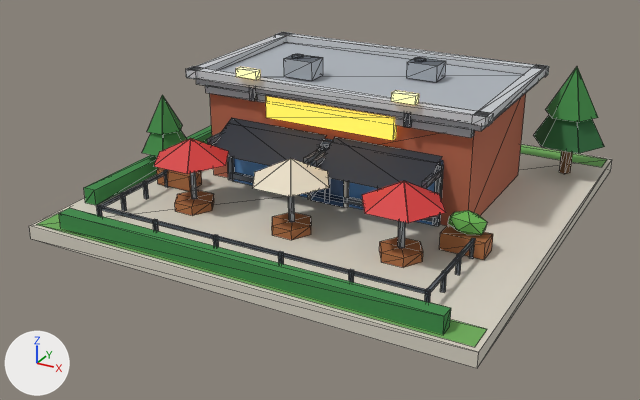
The glTF model public/models/12.glb as it was, and as the next commit left it.
Camera for both pictures: a 50 mm camera at (0.83, -1.63, 0.805) aimed at (-0.024, -0.078, 0.029). The lights are fixed; the arrows at lower left show +X, +Y and +Z. The first picture is the older version. Mesh edges are drawn as thin lines. Vertices at exactly the same position are counted once.

Objects in the first picture: 'b12'.
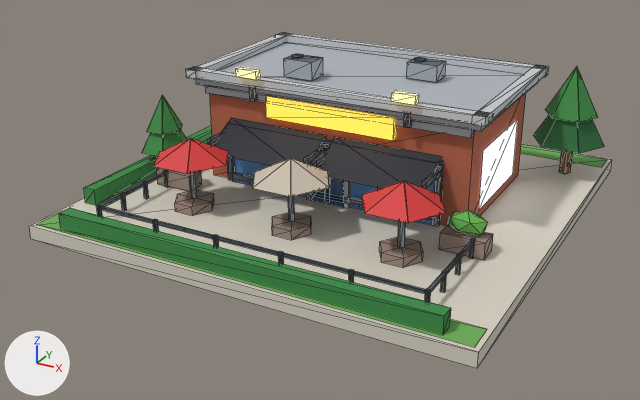
Boxes [x1, y1, x2, y2] around the edits, measured in the pictures (640 x 400 px; the box of a moved part takes in the faces that stretch with it):
'b12', surface changed, reshaped
    both: [29, 32, 612, 368]
part 1 of me_b12, moved or reshaped
    before: [308, 146, 349, 208]
    after: [307, 146, 350, 208]
part 2 of me_b12, added
    after: [479, 119, 518, 210]

Edits to the bpy script that builds the scene:
```text
Change mat_wall_wood:
    where n2 = _N.new('ShaderNodeMix'); n2.name = 'Mix'
    n2.inputs[7].default_value: (0.392, 0.138, 0.0423, 1.0) -> (0.342, 0.25, 0.209, 1.0)  # 'B', brown #a8683a -> 'B', brown #9e897e
Change mat_wall_cream:
    where n2 = _N.new('ShaderNodeMix'); n2.name = 'Mix'
    n2.inputs[7].default_value: (0.823, 0.738, 0.578, 1.0) -> (0.604, 0.521, 0.423, 1.0)  # 'B', pale yellow #eadfc8 -> 'B', light grey #ccbfae
Add mat_glow_window_shop:
    mat_glow_window_shop = bpy.data.materials.new('glow_window_shop')
    # nodes: BsdfPrincipled, Mix, OutputMaterial, VertexColor
    # colours: blue #3d5a82, mixed with the vertex colours
Change me_b12:
    used by ob_b12; location = (0.0, 0.0, 0.0)
    verts and faces of me_b12; kept vertices keep their numbers, new ones are numbered from 657
    remove me_b12.from_pydata(...)  # 657 vertices, 809 faces; spans x -0.48..0.482, y -0.48..0.48, z 0.0..0.314
    add me_b12.from_pydata(...)  # 673 vertices, 817 faces; spans x -0.48..0.482, y -0.48..0.48, z 0.0..0.314
    me_b12 part 1: the loose piece of 8 vertices spanning x -0.048..0.048, y -0.089..-0.081, z 0.03..0.16 is scaled about its middle by (1.06, 1, 1.04), then moved by (0.0, 0.0, 0.003)
    me_b12 part 2
    add verts[657] = (-0.016, 0.273, 0.052)
    add verts[658] = (-0.253, 0.273, 0.052)
    add verts[659] = (0.253, 0.273, 0.052)
    add verts[660] = (0.016, 0.273, 0.052)
    add verts[661] = (0.313, -0.014, 0.052)  # pixel (478, 210)
    add verts[662] = (0.313, 0.214, 0.052)  # pixel (512, 174)
    add verts[663] = (-0.313, 0.214, 0.052)
    add verts[664] = (-0.313, -0.014, 0.052)
    add for new, old in zip([*range(665, 673)], [*range(657, 665)]): verts[new] = verts[old] + (0.0, 0.0, 0.132)
    add faces += [(657, 658, 666), (657, 666, 665), (659, 660, 668), (659, 668, 667), (661, 662, 670), (661, 670, 669)]  # mat_glow_window_shop
    add faces += [(663, 664, 672), (663, 672, 671)]  # mat_glow_window_shop
    add me_b12.materials.append(mat_glow_window_shop)
```
